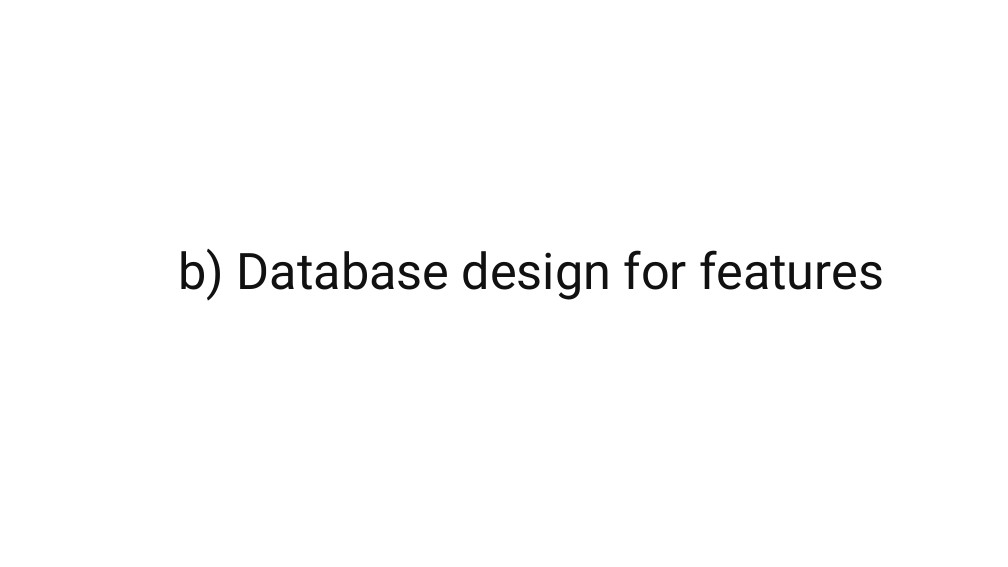
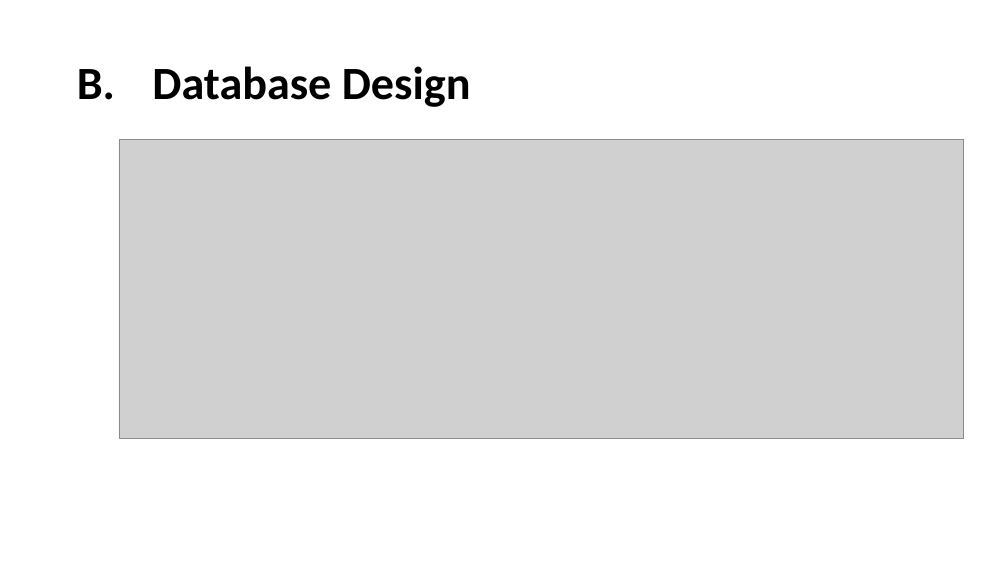
Before and after one commit to tieuduong241096/2017S2-WEB_LAB-, a slide deck: slide 7 of Presentation1.pptx (slide 4 before the commit). Drawn at 1008x567 pixels with LibreOffice and Linux fonts; fonts in the diff are those of the drawing; grey boxes stand for pictures. Boxes give left, top, right and bottom in pixels: in the first picture for what was removed or moved away, otherwise in the second. Text is boxed around its words. In the diff, an @@ line names an element or a change of style, - is before the commit and + after.

```diff
--- a/Presentation1.pptx
+++ b/Presentation1.pptx
@@ title at (77, 66, 471, 107): text changed; size 48 to 44 pt; font Roboto to Calibri; text colour #111111 to #000000; bold on @@
-b) Database design for features
+B. Database Design
@@ picture added at (119, 140, 963, 439) @@
```
Also in this commit, not shown: 8 other slides changed, 4 slides added, 6 slides removed.
